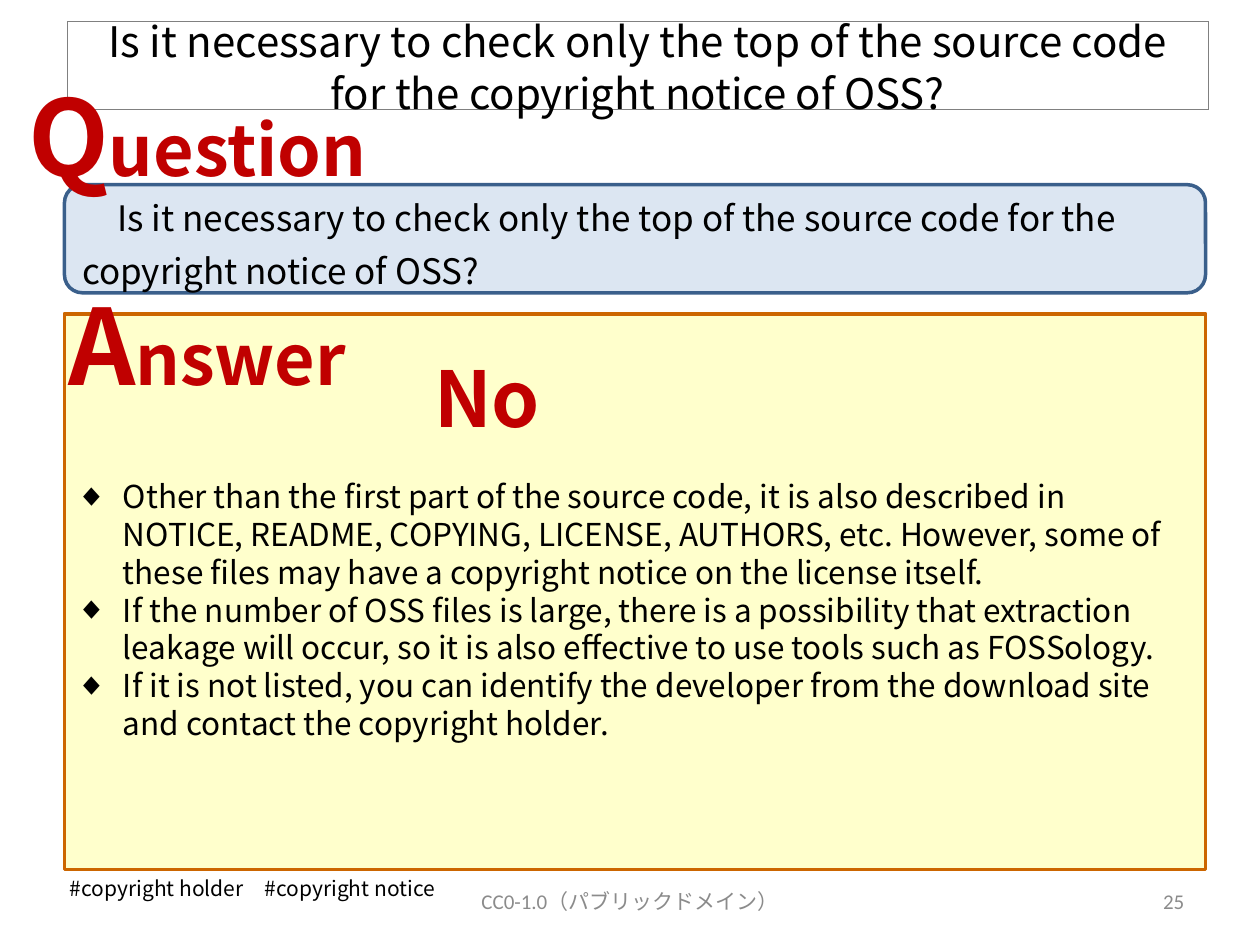
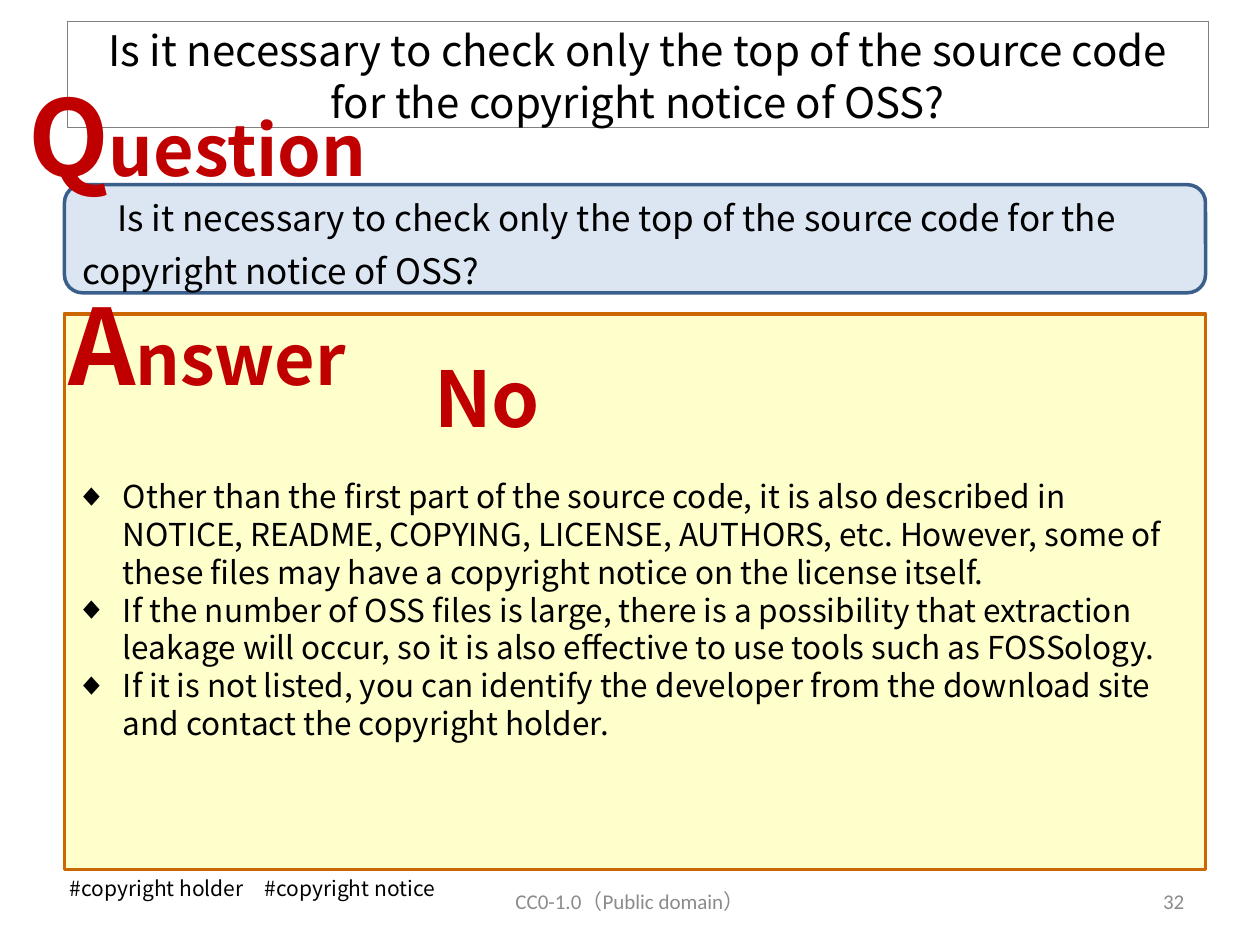
Before and after one commit to OpenChain-Project/OpenChain-JWG, a slide deck: slide 33 of Education_Material/FAQ/Misunderstandings_of_OSS_licenses_CC0.pptx (slide 26 before the commit). Drawn at 1260x945 pixels with LibreOffice and Linux fonts; fonts in the diff are those of the drawing. Boxes give left, top, right and bottom in pixels: in the first picture for what was removed or moved away, otherwise in the second. Text is boxed around its words. In the diff, an @@ line names an element or a change of style, - is before the commit and + after.

```diff
--- a/Education_Material/FAQ/Misunderstandings_of_OSS_licenses_CC0.pptx
+++ b/Education_Material/FAQ/Misunderstandings_of_OSS_licenses_CC0.pptx
@@ title "Is it necessary to check ..." resized from (x1=67, y1=21, x2=1208, y2=110) to (x1=67, y1=21, x2=1208, y2=127) @@
@@ text at (x1=515, y1=891, x2=745, y2=911): text changed @@
-CC0-1.0（パブリックドメイン）
+CC0-1.0（Public domain）
@@ page number at (x1=1163, y1=895, x2=1184, y2=909): text changed @@
-25
+32
```
Also in this commit, not shown: 17 other slides changed, 9 slides added.
